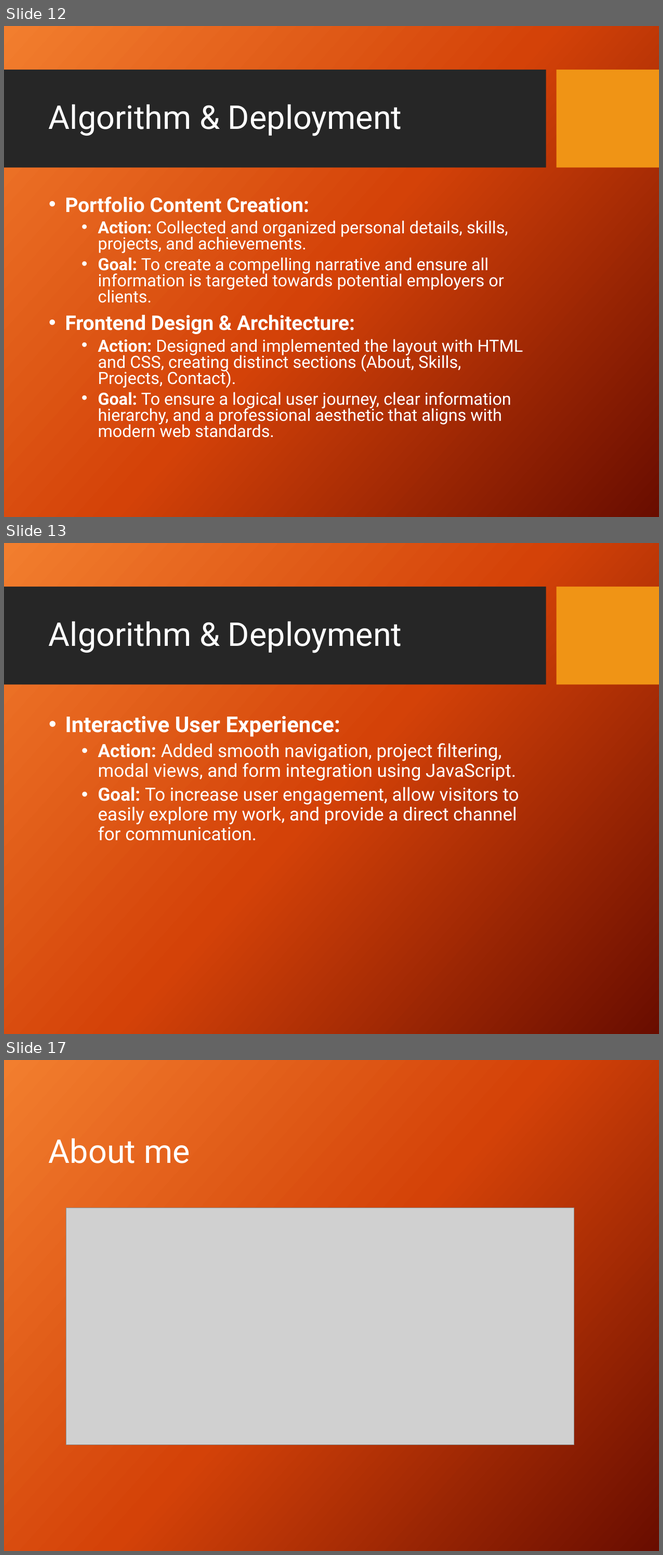
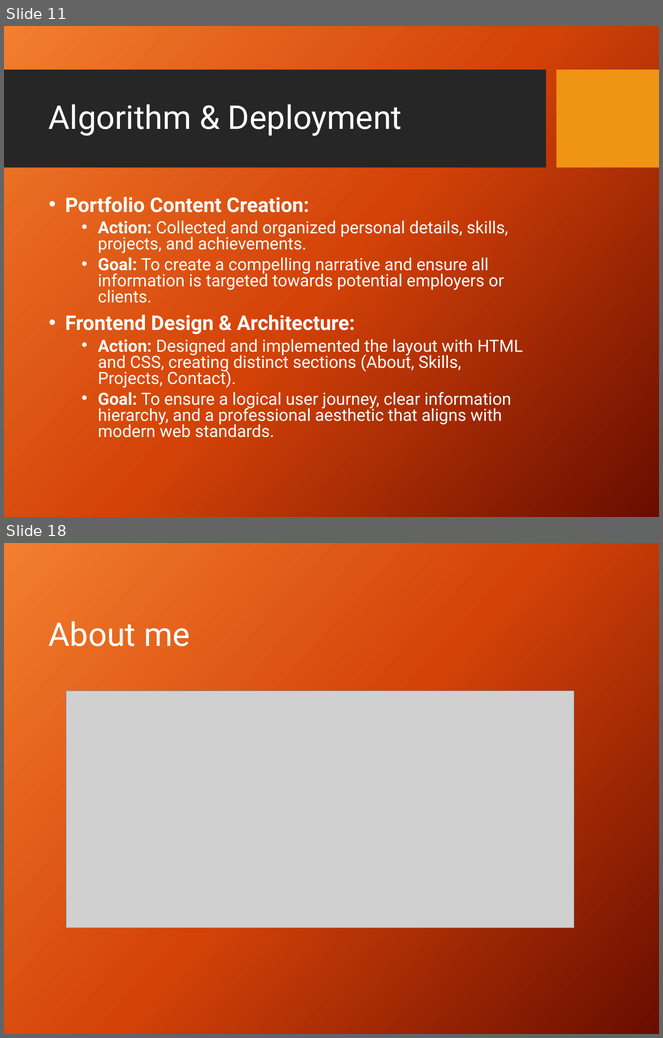
Before and after one commit to kuldeepin3/portfolio-capstone-edunet, a slide deck: Interactive_Portfolio_Presentation (1).pptx. Shown one above the other, each under a label of ours: slides 12, 13 and 17 before the commit, slides 11 and 18 after it; the slides between them are not shown. The pictures are 663x1555 and 663x1038 pixels, drawn with LibreOffice and Linux fonts; fonts in the diff are those of the drawing; grey boxes stand for pictures; background and template pictures are left out. Boxes give left, top, right and bottom in pixels: in the first picture for what was removed or moved away, otherwise in the second. Text is boxed around its words. In the diff, an @@ line names an element or a change of style, - is before the commit and + after.

```diff
--- a/Interactive_Portfolio_Presentation (1).pptx
+++ b/Interactive_Portfolio_Presentation (1).pptx
@@ slide 13 removed at (4, 543, 659, 1034), background picture (left out); not listed: 2 template elements that a slide beside it also shows @@
@@ title removed at (49, 621, 402, 653) @@
-Algorithm & Deployment
@@ text removed at (65, 716, 519, 841) @@
-• Interactive User Experience:
-  • Action: Added smooth navigation, project filtering, modal views, and form integration using JavaScript.
-  • Goal: To increase user engagement, allow visitors to easily explore my work, and provide a direct channel for communication.
@@ what was slide 12 is now slide 11 @@
@@ what was slide 17 is now slide 18 @@
```
Also in this commit, not shown: 6 slides changed, 6 slides added, 6 other slides removed.
